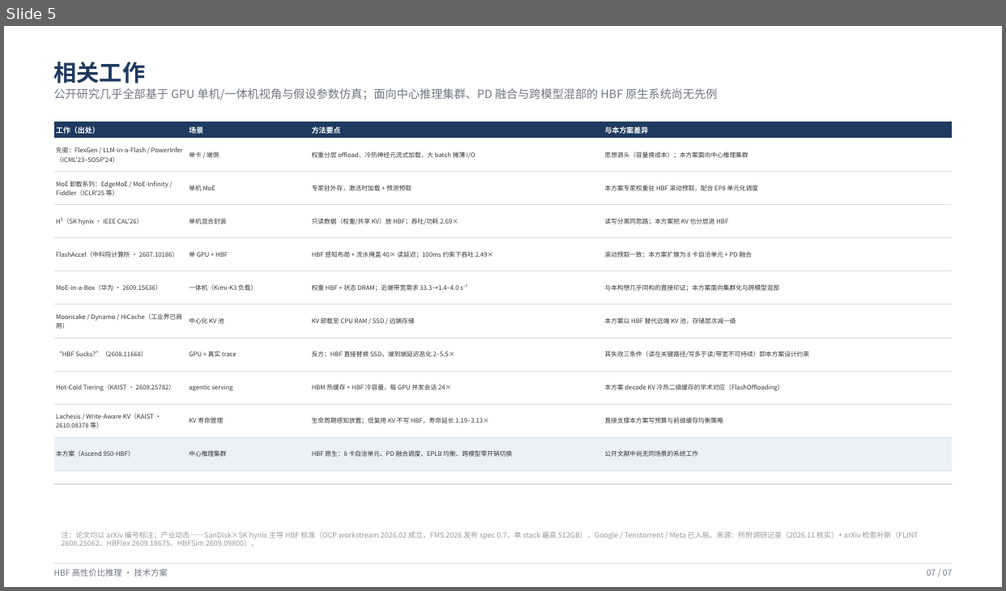
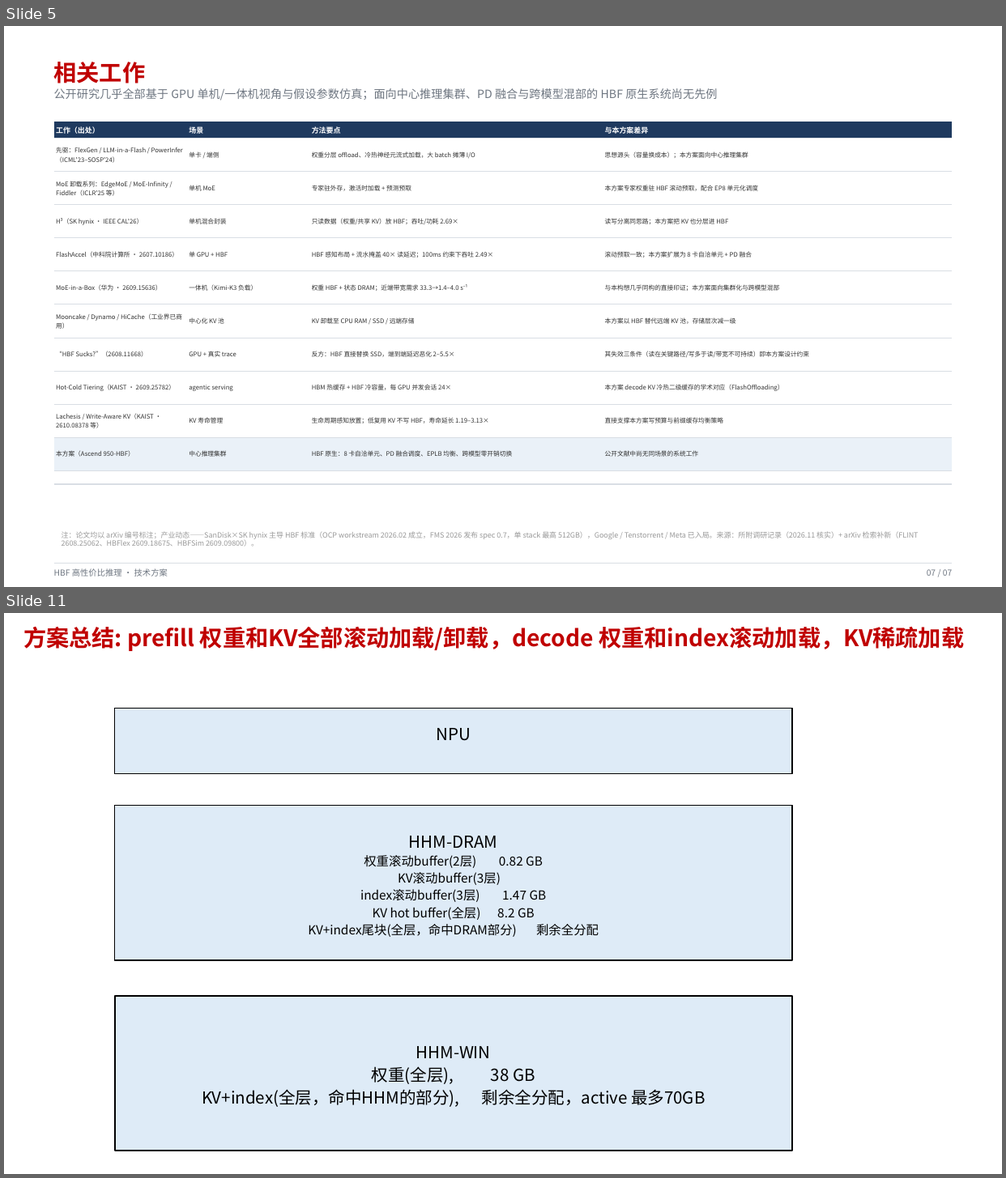
Before and after one commit to xwLearnsLLM/PrefixCacheSurvey, a slide deck: hbf-inference/HBF推理系统构想.pptx. Shown one above the other, each under a label of ours: slide 5 before the commit, slides 5 and 11 after it; the slides between them are not shown. The pictures are 1006x591 and 1006x1178 pixels, drawn with LibreOffice and Linux fonts; fonts in the diff are those of the drawing. Boxes give left, top, right and bottom in pixels: in the first picture for what was removed or moved away, otherwise in the second. Text is boxed around its words. In the diff, an @@ line names an element or a change of style, - is before the commit and + after.

```diff
--- a/hbf-inference/HBF推理系统构想.pptx
+++ b/hbf-inference/HBF推理系统构想.pptx
@@ slide 11 added at (x1=4, y1=613, x2=1002, y2=1174), background #FFFFFF @@
@@ text added at (x1=23, y1=627, x2=964, y2=651), 22 pt, text #C00000, bold @@
+方案总结: prefill 权重和KV全部滚动加载/卸载，decode 权重和index滚动加载，KV稀疏加载
@@ rectangle added at (x1=115, y1=708, x2=792, y2=774), fill #DEEBF7, outline #000000 1.25 pt, 16 pt, text #000000 @@
+NPU
@@ rectangle added at (x1=115, y1=806, x2=792, y2=960), fill #DEEBF7, outline #000000 1.25 pt, 12 pt, text #000000 @@
+HHM-DRAM
+权重滚动buffer(2层) 0.82 GB
+KV滚动buffer(3层)
+index滚动buffer(3层) 1.47 GB
+KV hot buffer(全层) 8.2 GB
+KV+index尾块(全层，命中DRAM部分) 剩余全分配
@@ rectangle added at (x1=115, y1=996, x2=792, y2=1152), fill #DEEBF7, outline #000000 1.25 pt, 16 pt, text #000000 @@
+HHM-WIN
+权重(全层), 38 GB
+KV+index(全层，命中HHM的部分), 剩余全分配，active 最多70GB
@@ slide 5 changed as well @@
@@ text "相关工作" at (x1=54, y1=62, x2=146, y2=84): text colour #1F3A5F to #C00000 @@
```
Also in this commit, not shown: 4 other slides changed, 5 other slides added, 2 slides removed.
